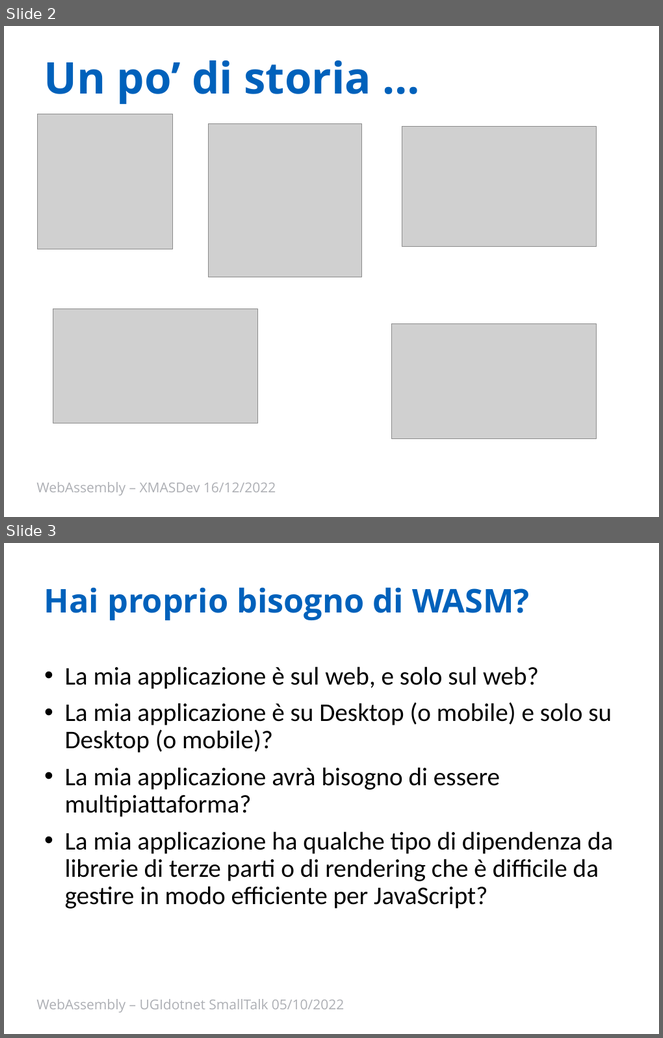
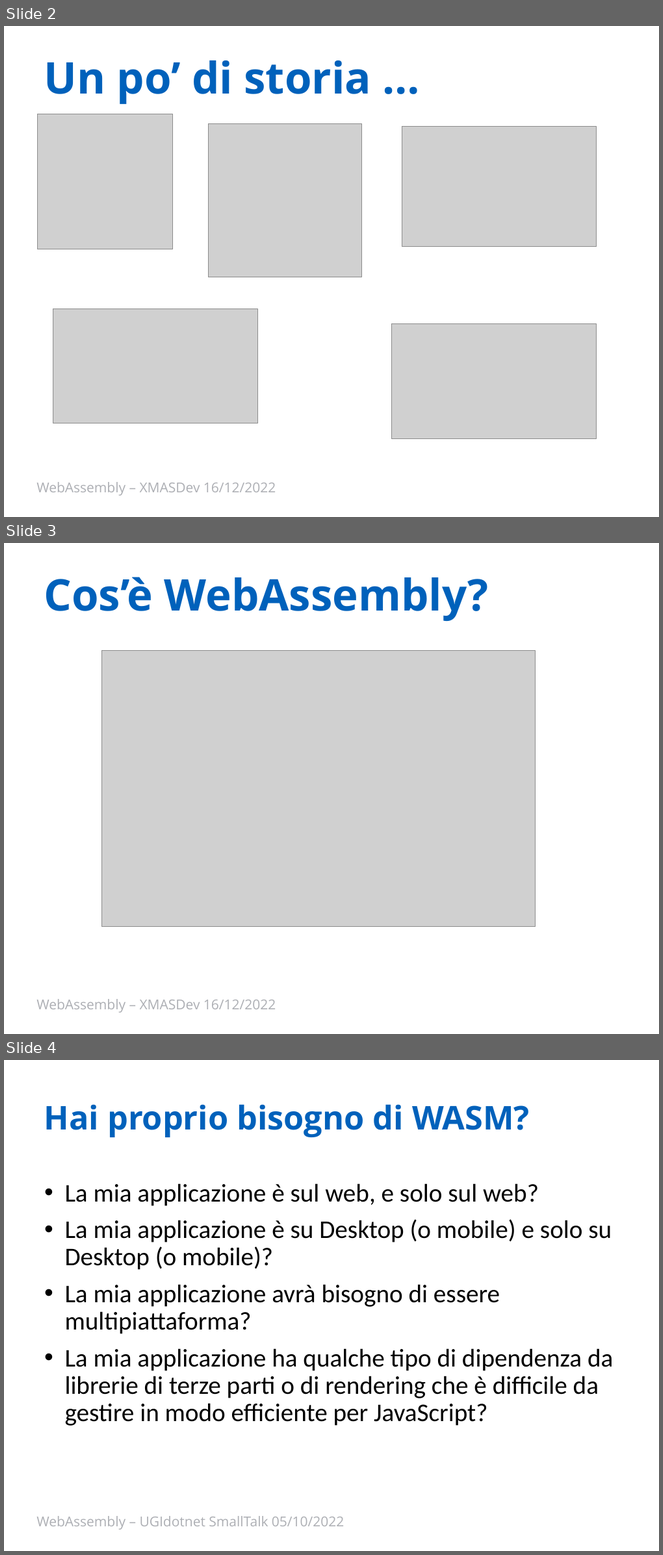
Before and after one commit to Ace68/slide, a slide deck: 2022/XMasDev/WebAssembly.pptx. Shown one above the other, each under a label of ours: slides 2 and 3 before the commit, slides 2, 3 and 4 after it. The pictures are 663x1038 and 663x1555 pixels, drawn with LibreOffice and Linux fonts; fonts in the diff are those of the drawing; grey boxes stand for pictures; background and template pictures are left out. Boxes give left, top, right and bottom in pixels: in the first picture for what was removed or moved away, otherwise in the second. Text is boxed around its words. In the diff, an @@ line names an element or a change of style, - is before the commit and + after.

Commit message:
Waht is WebAssembly

```diff
--- a/2022/XMasDev/WebAssembly.pptx
+++ b/2022/XMasDev/WebAssembly.pptx
@@ slide 3 added at [4, 543, 659, 1034], background #FFFFFF @@
@@ title added at [44, 577, 489, 621], 48 pt, text #0061BB, bold @@
+Cos’è WebAssembly?
@@ picture added at [102, 650, 535, 927] @@
@@ text added at [36, 999, 276, 1013], 15 pt, text #ADAFB4 @@
+WebAssembly – XMASDev 16/12/2022
@@ what was slide 3 is now slide 4 @@
```
Also in this commit, not shown: 1 other file.
